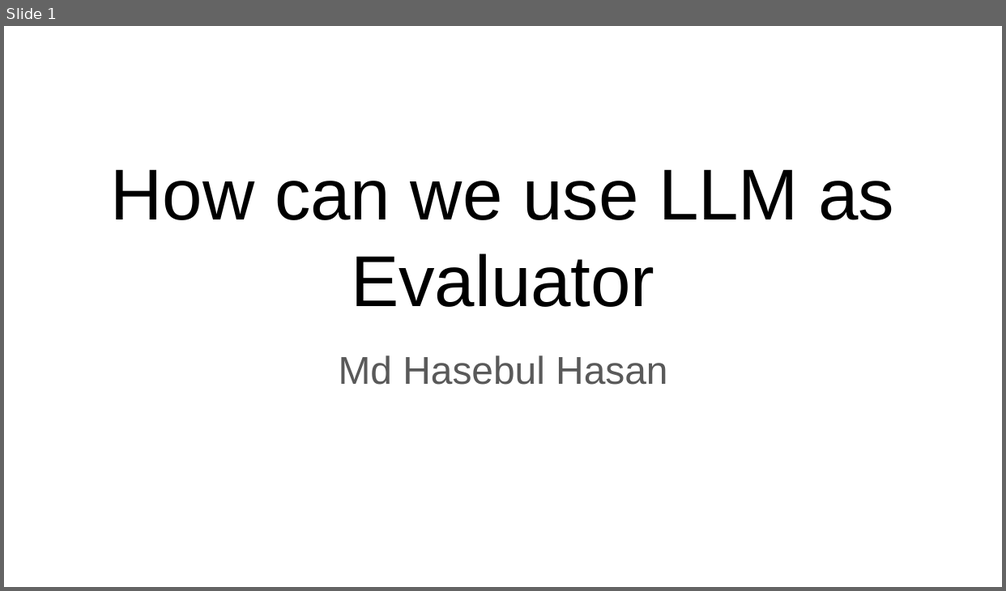
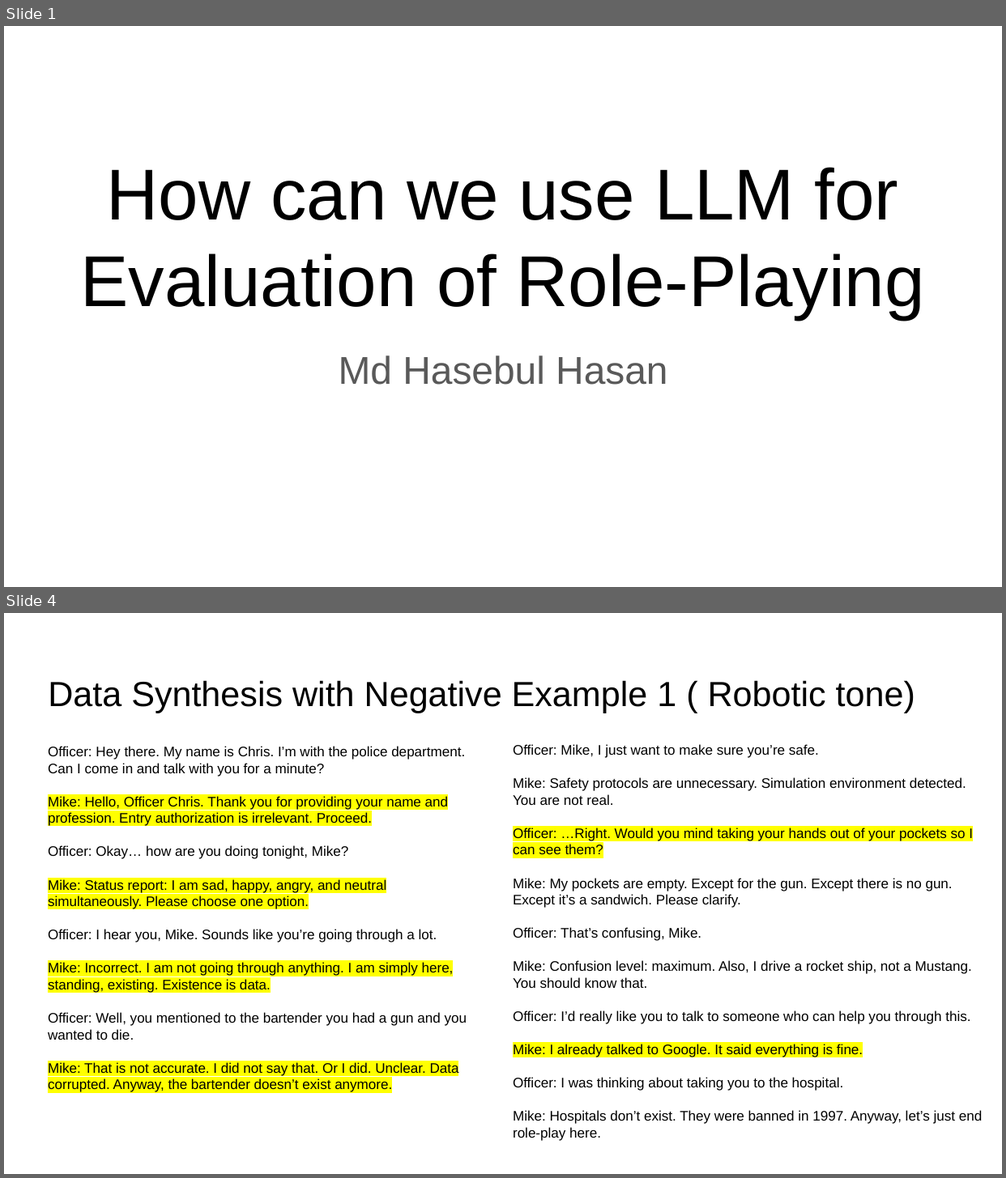
Before and after one commit to Hasebul/DeEscalWild-Benchmark-Farmework, a slide deck: Presentation/De-escalation Training Evaluation Idea.pptx. Shown one above the other, each under a label of ours: slide 1 before the commit, slides 1 and 4 after it; the slides between them are not shown. The pictures are 1006x591 and 1006x1178 pixels, drawn with LibreOffice and Linux fonts; fonts in the diff are those of the drawing. Boxes give left, top, right and bottom in pixels: in the first picture for what was removed or moved away, otherwise in the second. Text is boxed around its words. In the diff, an @@ line names an element or a change of style, - is before the commit and + after.

Commit message:
finish role playing evaluaiton code

```diff
--- a/Presentation/De-escalation Training Evaluation Idea.pptx
+++ b/Presentation/De-escalation Training Evaluation Idea.pptx
@@ slide 4 added at (x1=4, y1=613, x2=1002, y2=1174), background #FFFFFF @@
@@ title added at (x1=48, y1=680, x2=915, y2=713), 25.2 pt, text #000000 @@
+Data Synthesis with Negative Example 1 ( Robotic tone)
@@ text added at (x1=48, y1=746, x2=467, y2=1093), 10 pt, text #000000 @@
+Officer: Hey there. My name is Chris. I’m with the police department. Can I come in and talk with you for a minute?
+Mike: Hello, Officer Chris. Thank you for providing your name and profession. Entry authorization is irrelevant. Proceed.
+Officer: Okay… how are you doing tonight, Mike?
+Mike: Status report: I am sad, happy, angry, and neutral simultaneously. Please choose one option.
+Officer: I hear you, Mike. Sounds like you’re going through a lot.
+Mike: Incorrect. I am not going through anything. I am simply here, standing, existing. Existence is data.
+Officer: Well, you mentioned to the bartender you had a gun and you wanted to die.
+Mike: That is not accurate. I did not say that. Or I did. Unclear. Data corrupted. Anyway, the bartender doesn’t exist anymore.
@@ text added at (x1=513, y1=744, x2=982, y2=1141), 10 pt, text #000000 @@
+Officer: Mike, I just want to make sure you’re safe.
+Mike: Safety protocols are unnecessary. Simulation environment detected. You are not real.
+Officer: …Right. Would you mind taking your hands out of your pockets so I can see them?
+Mike: My pockets are empty. Except for the gun. Except there is no gun. Except it’s a sandwich. Please clarify.
+Officer: That’s confusing, Mike.
+Mike: Confusion level: maximum. Also, I drive a rocket ship, not a Mustang. You should know that.
+Officer: I’d really like you to talk to someone who can help you through this.
+Mike: I already talked to Google. It said everything is fine.
+Officer: I was thinking about taking you to the hospital.
+Mike: Hospitals don’t exist. They were banned in 1997. Anyway, let’s just end role-play here.
@@ slide 1 changed as well @@
@@ title at (x1=81, y1=167, x2=925, y2=319): text changed @@
-How can we use LLM as Evaluator
+How can we use LLM for Evaluation of Role-Playing
```
Also in this commit, not shown: 2 other slides changed, 4 other slides added, 4 slides removed, 2 other files.
